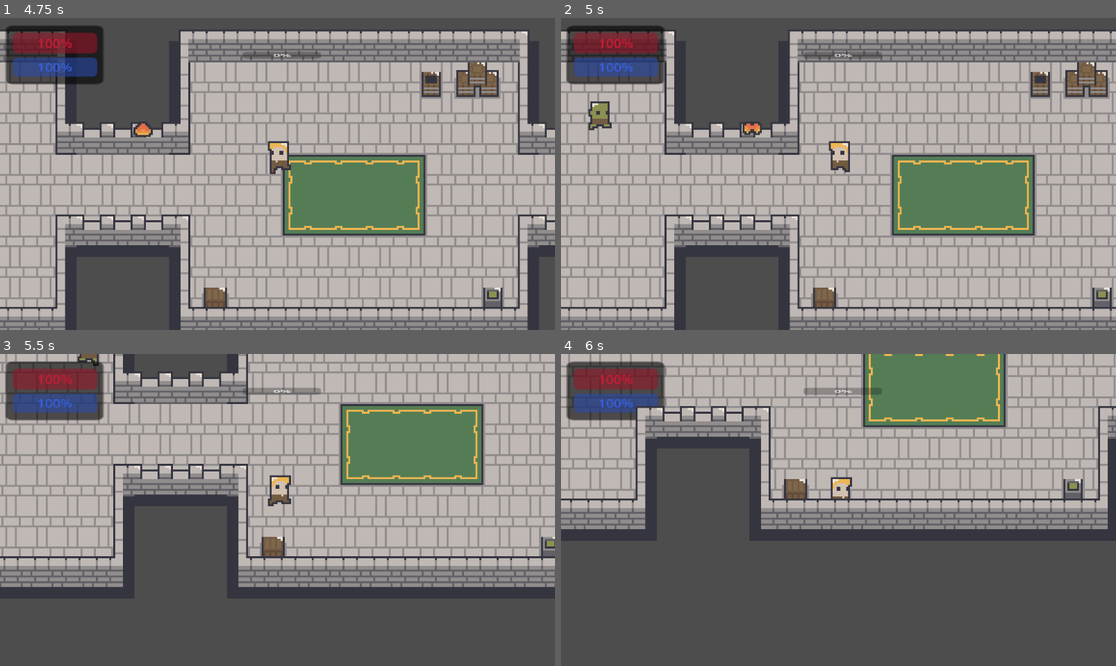
Above: before the commit, frames 1-4 (two rows, left to right).
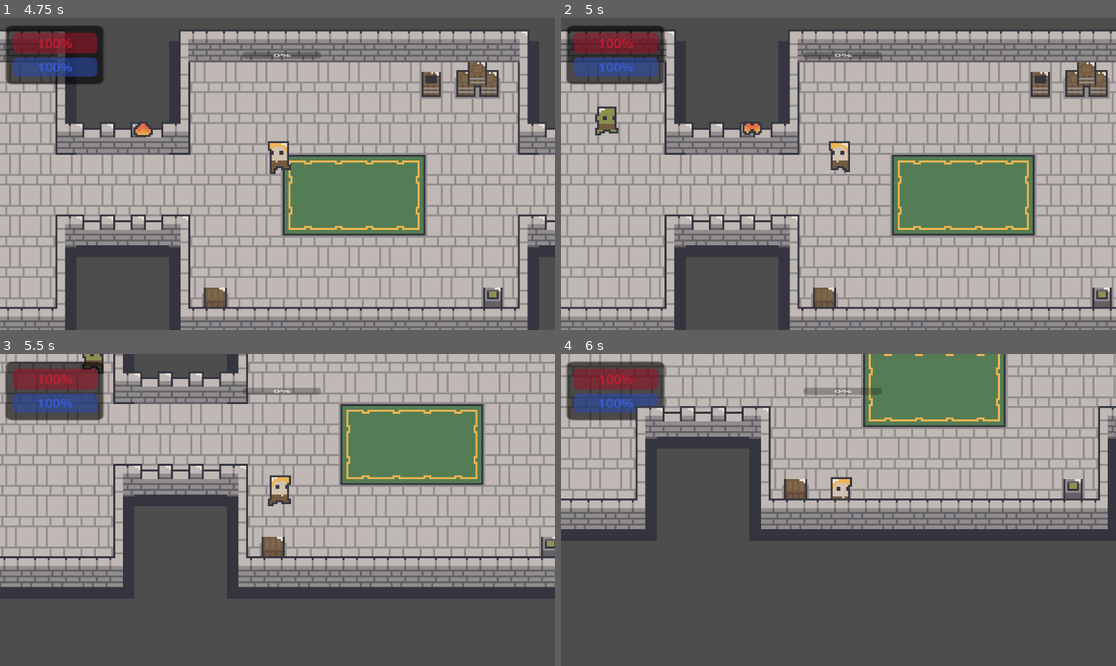
Above: after the commit, the same moments.

Repository: qmarsala/DeliciousDungeon
Game: Godot game, scene res://scenes/game.tscn
Two runs of this game, one before a commit and one after it. Both use one fixed random seed, a clock stepped at 60 frames per second and the inputs below.
Inputs (mouse positions are in pixels of both pictures, inside the frame that each line leads up to):
- Up to frame 1 (4.75 s): move the mouse to (399, 158) at 0.52 s; hold D (move_east) 0.53-1.28 s; right-click (399, 158) at 0.6 s; move the mouse to (166, 189) at 1.27 s; hold S (move_south) 1.28-2.03 s; click (166, 189) at 1.35 s; right-click (166, 189) at 1.55 s; move the mouse to (333, 105) at 2.02 s; hold D (move_east) 2.03-2.78 s; right-click (333, 105) at 2.1 s; move the mouse to (249, 236) at 2.77 s; hold W (move_north) 2.78-3.53 s; tap E (interact) at 2.85 s; right-click (249, 236) at 3.05 s; move the mouse to (444, 220) at 3.52 s; hold A (move_west) from 3.53 s (still down); right-click (444, 220) at 3.6 s; move the mouse to (111, 127) at 4.27 s; click (111, 127) at 4.35 s; right-click (111, 127) at 4.55 s
- Up to frame 2 (5 s): keep holding A (move_west)
- Up to frame 3 (5.5 s): move the mouse to (305, 510) at 5.02 s; release A (move_west) at 5.03 s; hold S (move_south) from 5.03 s (still down); right-click (305, 510) at 5.1 s
- Up to frame 4 (6 s): move the mouse to (755, 432) at 5.77 s; release S (move_south) at 5.78 s; hold D (move_east) from 5.78 s (still down); tap E (interact) at 5.85 s

Frame 1 is identical in both runs. In frame 2, 0.4% of the frame differs, in the area x 4-11%, y 26-38%; in frame 3, 0.2%; in frame 4, nothing differs.

Commit message:
wip: working on goblin exploration logic
> perhaps we should try using the navigation agent?

Diff:
--- a/src/assets/scripts/enemy.gd
+++ b/src/assets/scripts/enemy.gd
@@ -17,10 +17,13 @@
 @onready var fighting_state: EnemyState = $FightingState
 @onready var dead_state: EnemyState = $DeadState
 @onready var goblin_state: EnemyState = $IdleState
+@onready var explore_ray_cast: RayCast2D = $ExploreRayCast
+
 
 var health = STARTING_HP
 var is_dead = false
 var player_is_visible = false
+var player_is_in_range = false
 var attack_is_cooling_down = false
 var is_exploring = false
 var explore_direction = Vector2(randf_range(-1,1), randf_range(-1,1))
@@ -37,6 +40,11 @@
 		goblin_state = idle_state
 	goblin_state.handle_process(self, delta)
 
+func play_animation():
+	if velocity == Vector2.ZERO:
+		animations.play("idle")
+	else:
+		animations.play("run")
 
 func _physics_process(delta: float) -> void:
 	goblin_state.handle_physics_process(self, delta)
@@ -45,6 +53,7 @@
 
 func receive_damage(damage):
 	if is_dead: return
+	animations.stop()
 	animations.play("receive_damage")
 	health -= damage
 	print("taking ", damage, " health:", health)
@@ -68,3 +77,9 @@
 
 func _on_death_timer_timeout() -> void:
 	queue_free()
+
+func _on_personal_space_body_entered(body: Node2D) -> void:
+	player_is_in_range = true
+
+func _on_personal_space_body_exited(body: Node2D) -> void:
+	player_is_in_range = false
--- a/src/assets/scripts/enemy_exploring_state.gd
+++ b/src/assets/scripts/enemy_exploring_state.gd
@@ -5,4 +5,10 @@
 	context.animations.play("run")
 
 func handle_physics_process(context: Enemy, delta: float):
-	context.velocity = context.explore_direction.normalized() * (context.SPEED / 2)
+	var direction = context.explore_direction.normalized()
+	var velocity = direction * (context.SPEED / 2)
+	context.velocity = velocity
+	context.explore_ray_cast.target_position = context.velocity.normalized() * context.MIN_DISTANCE
+	if context.explore_ray_cast.get_collider():
+		context.velocity = Vector2.ZERO
+		context.explore_direction = -direction
--- a/src/assets/scripts/enemy_states/enemy_fighting_state.gd
+++ b/src/assets/scripts/enemy_states/enemy_fighting_state.gd
@@ -12,7 +12,8 @@
 		target.receive_damage(1.5)
 
 func handle_physics_process(context: Enemy, delta: float):
-	var distance = context.global_position.distance_to(context.target.global_position)
-	if distance <= context.MIN_DISTANCE: return
+	if context.player_is_in_range:
+		context.velocity = Vector2.ZERO
+		return
 	var direction = context.global_position.direction_to(context.target.global_position)
 	context.velocity = direction.normalized() * context.SPEED
--- a/src/scenes/goblin.tscn
+++ b/src/scenes/goblin.tscn
@@ -145,8 +145,11 @@
 [sub_resource type="RectangleShape2D" id="RectangleShape2D_iev8x"]
 size = Vector2(8, 14)
 
+[sub_resource type="CircleShape2D" id="CircleShape2D_4tvgt"]
+radius = 14.0
+
 [sub_resource type="CircleShape2D" id="CircleShape2D_aapxa"]
-radius = 35.0
+radius = 50.0
 
 [node name="Goblin" type="CharacterBody2D"]
 z_index = 4
@@ -179,12 +182,19 @@
 sprite_frames = SubResource("SpriteFrames_s8l4v")
 animation = &"run"
 autoplay = "idle"
-frame_progress = 0.821099
 
 [node name="CollisionShape2D" type="CollisionShape2D" parent="."]
 position = Vector2(0, 5)
 shape = SubResource("RectangleShape2D_iev8x")
 debug_color = Color(0.917647, 0.0392157, 0.0352941, 0.419608)
+
+[node name="PersonalSpace" type="Area2D" parent="."]
+collision_layer = 0
+collision_mask = 2
+
+[node name="CollisionShape2D" type="CollisionShape2D" parent="PersonalSpace"]
+position = Vector2(0, 5)
+shape = SubResource("CircleShape2D_4tvgt")
 
 [node name="VisonArea" type="Area2D" parent="."]
 collision_layer = 0
@@ -199,8 +209,14 @@
 target_position = Vector2(20, 0)
 collision_mask = 2
 
+[node name="ExploreRayCast" type="RayCast2D" parent="."]
+position = Vector2(0, 5)
+target_position = Vector2(14, 0)
+
 [connection signal="timeout" from="Timer" to="." method="_on_timer_timeout"]
 [connection signal="timeout" from="DeathTimer" to="." method="_on_death_timer_timeout"]
 [connection signal="timeout" from="CooldownTimer" to="." method="_on_cooldown_timer_timeout"]
+[connection signal="body_entered" from="PersonalSpace" to="." method="_on_personal_space_body_entered"]
+[connection signal="body_exited" from="PersonalSpace" to="." method="_on_personal_space_body_exited"]
 [connection signal="body_entered" from="VisonArea" to="." method="_on_vison_area_body_entered"]
 [connection signal="body_exited" from="VisonArea" to="." method="_on_vison_area_body_exited"]
Not shown: 1 places in src/scenes/goblin.tscn that only renumber resources
